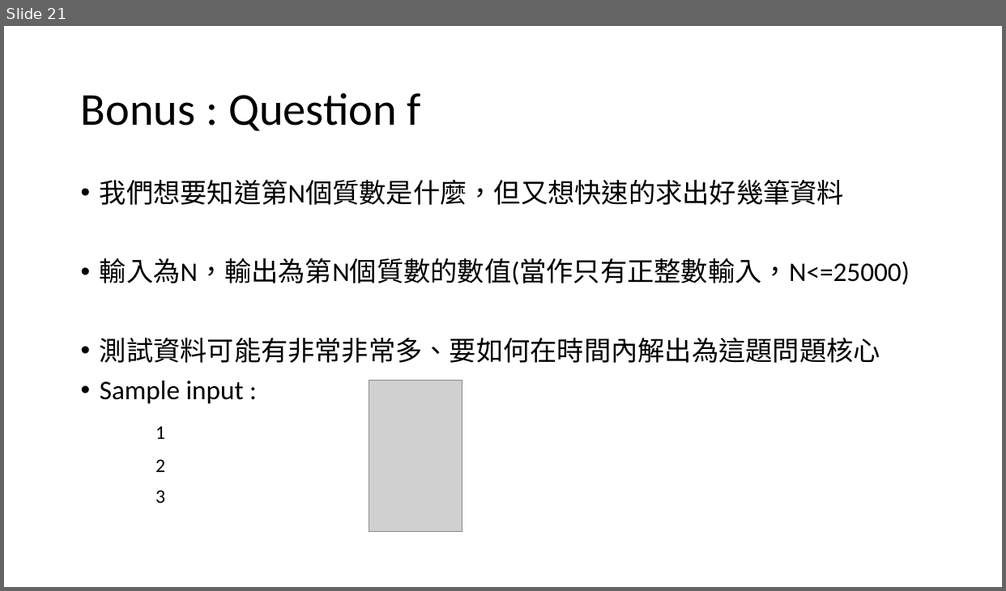
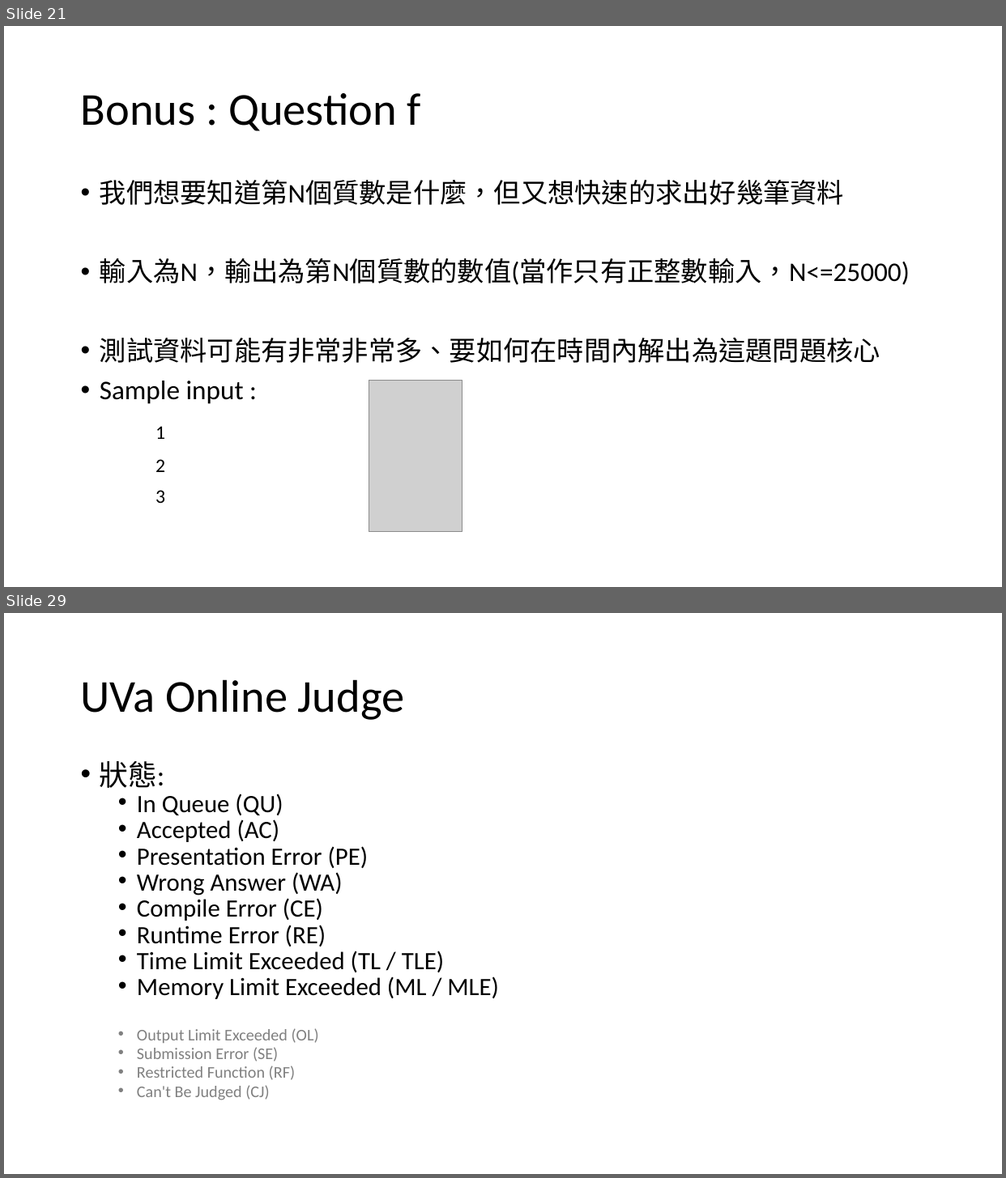
Before and after one commit to TheLurkingCat/Introduction-to-Computers-and-Programming, a slide deck: hw5/hw5.pptx. Shown one above the other, each under a label of ours: slide 21 before the commit, slides 21 and 29 after it; the slides between them are not shown. The pictures are 1006x591 and 1006x1178 pixels, drawn with LibreOffice and Linux fonts; fonts in the diff are those of the drawing; grey boxes stand for pictures. Boxes give left, top, right and bottom in pixels: in the first picture for what was removed or moved away, otherwise in the second. Text is boxed around its words. In the diff, an @@ line names an element or a change of style, - is before the commit and + after.

```diff
--- a/hw5/hw5.pptx
+++ b/hw5/hw5.pptx
@@ slide 29 added at (x1=4, y1=613, x2=1002, y2=1174), background #FFFFFF @@
@@ title added at (x1=81, y1=679, x2=404, y2=720), 44 pt, text #000000 @@
+UVa Online Judge
@@ text added at (x1=100, y1=761, x2=499, y2=1101), 24.1 pt, text #000000 @@
+• 狀態:
+  • In Queue (QU)
+  • Accepted (AC)
+  • Presentation Error (PE)
+  • Wrong Answer (WA)
+  • Compile Error (CE)
+  • Runtime Error (RE)
+  • Time Limit Exceeded (TL / TLE)
+  • Memory Limit Exceeded (ML / MLE)
+  • Output Limit Exceeded (OL)
+  • Submission Error (SE)
+  • Restricted Function (RF)
+  • Can't Be Judged (CJ)
```
Also in this commit, not shown: 3 slides changed, 13 other slides added, 3 other files.
